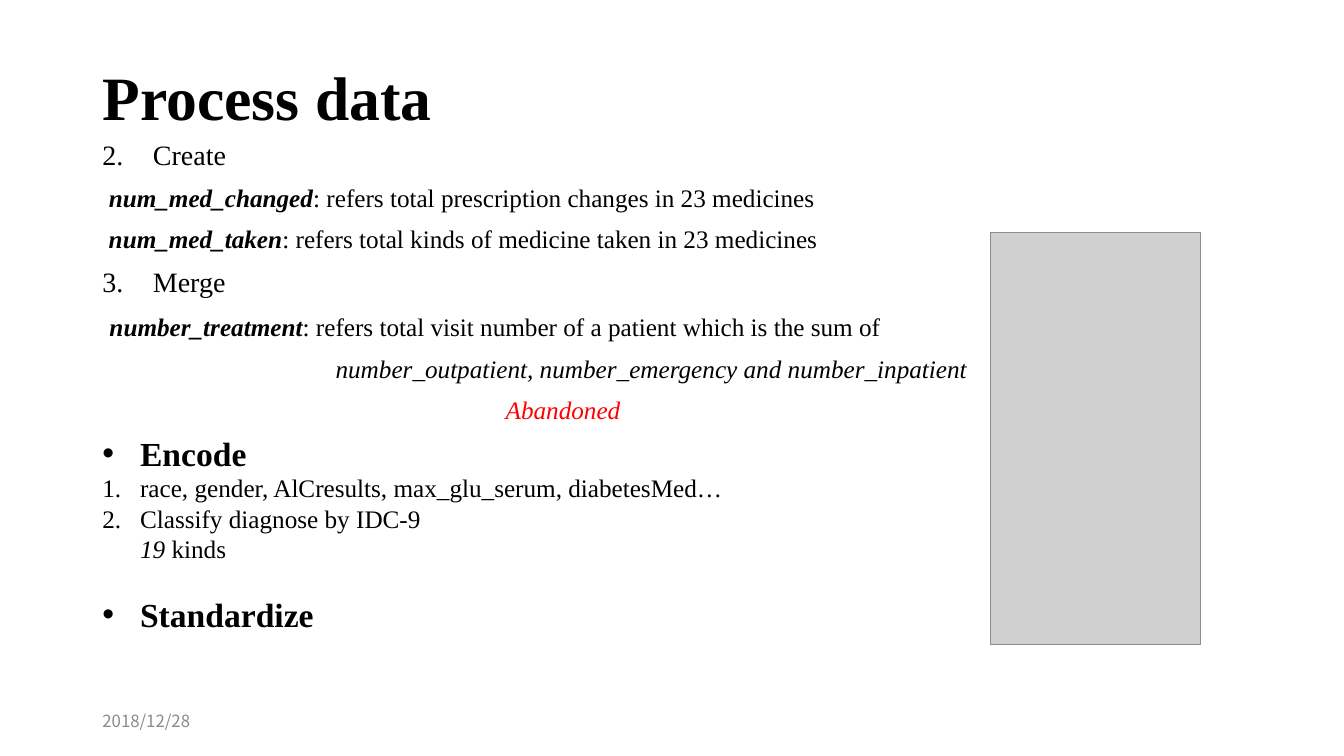
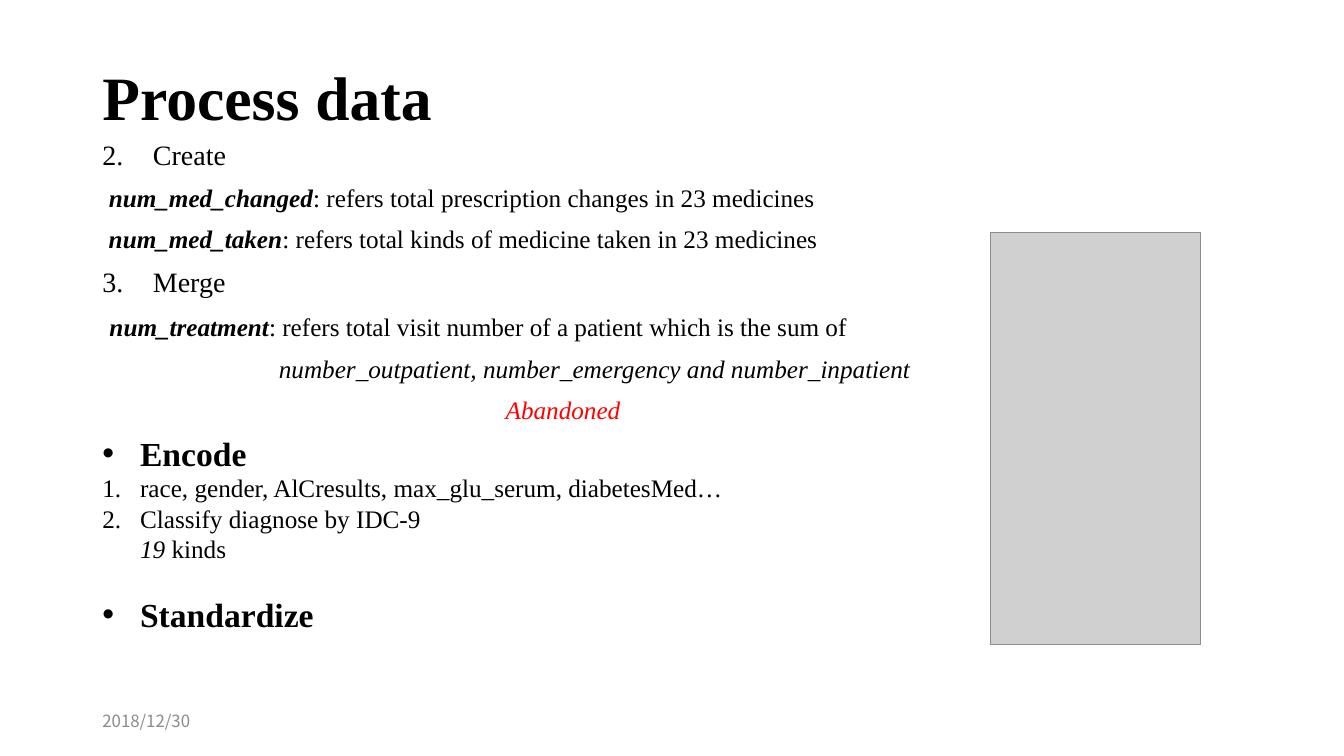
Before and after one commit to freesinger/readmission_prediction, a slide deck: slide 4 of Readmission Predicition.pptx. Drawn at 1344x756 pixels with LibreOffice and Linux fonts; fonts in the diff are those of the drawing; grey boxes stand for pictures. Boxes give left, top, right and bottom in pixels: in the first picture for what was removed or moved away, otherwise in the second. Text is boxed around its words. In the diff, an @@ line names an element or a change of style, - is before the commit and + after.

```diff
--- a/Readmission Predicition.pptx
+++ b/Readmission Predicition.pptx
@@ text at <box>109,318,846,342</box>: text changed @@
-number_treatment: refers total visit number of a patient which is the sum of
+num_treatment: refers total visit number of a patient which is the sum of
@@ text at <box>102,714,190,730</box>: text changed @@
-2018/12/28
+2018/12/30
```
Also in this commit, not shown: 8 other slides changed, 9 other files.
